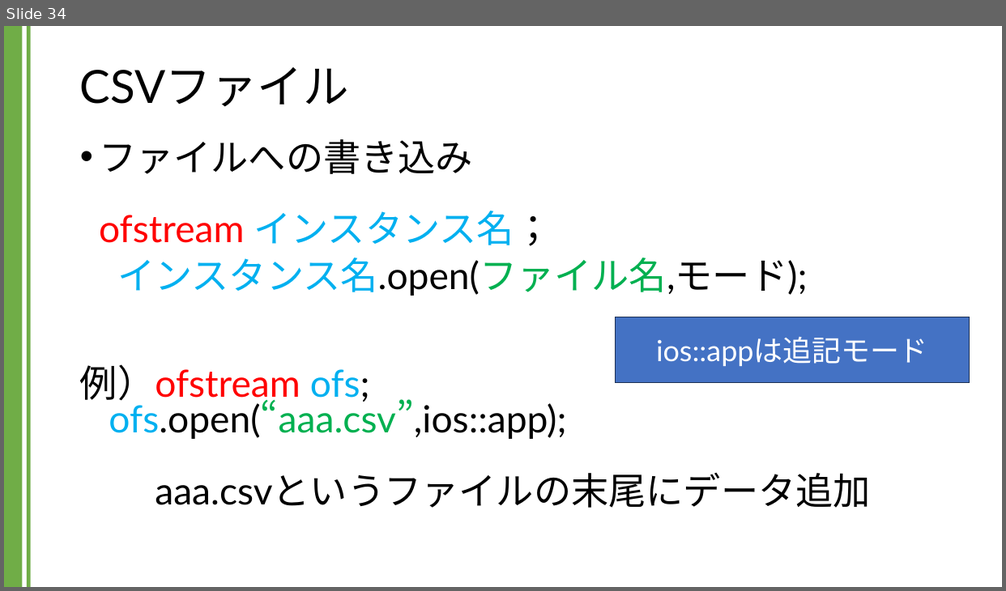
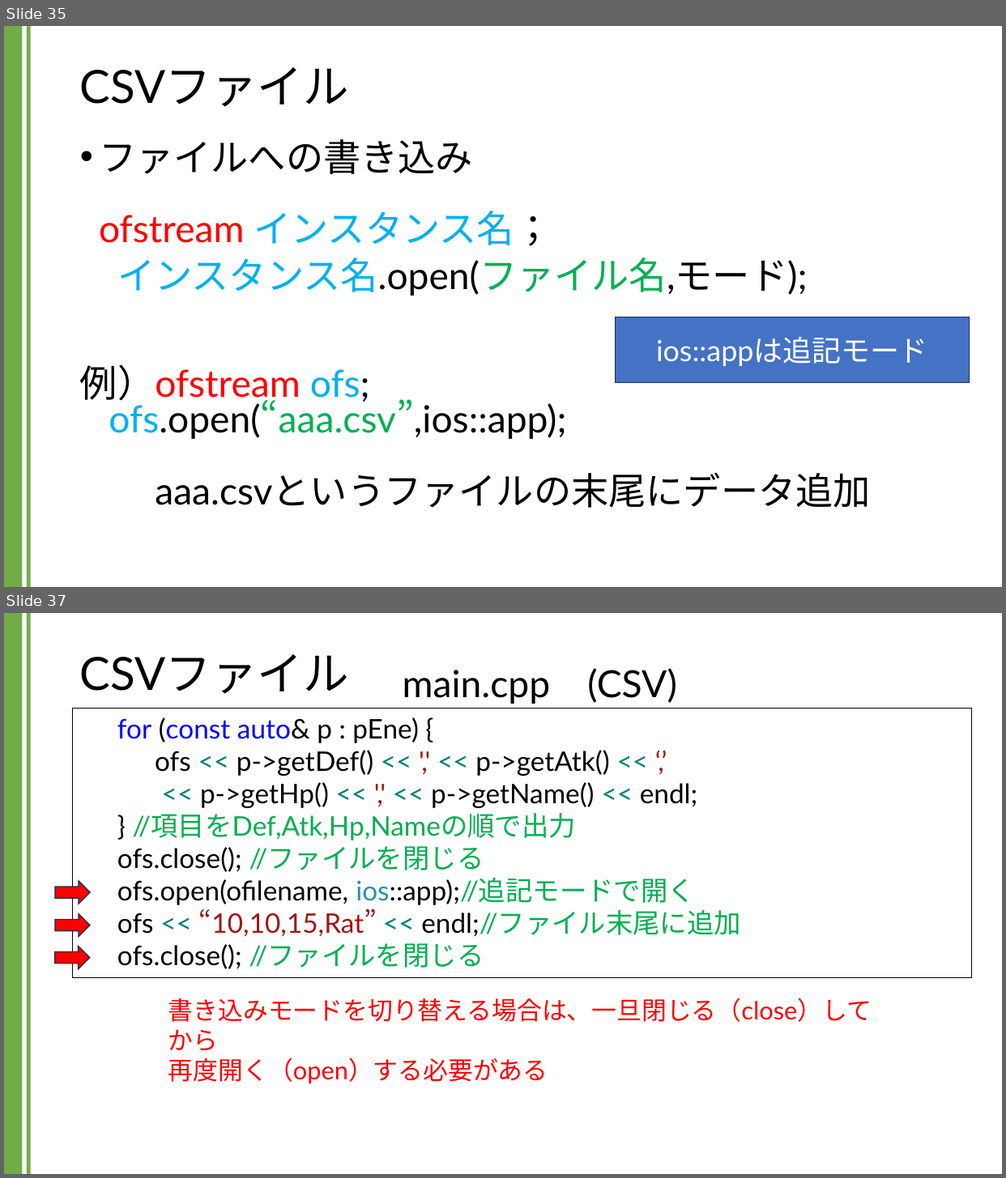
Before and after one commit to kic-murata/cpp2024, a slide deck: 授業資料/講義資料：CSVファイル.pptx. Shown one above the other, each under a label of ours: slide 34 before the commit, slides 35 and 37 after it; the slides between them are not shown. The pictures are 1006x591 and 1006x1178 pixels, drawn with LibreOffice and Linux fonts; fonts in the diff are those of the drawing. Boxes give left, top, right and bottom in pixels: in the first picture for what was removed or moved away, otherwise in the second. Text is boxed around its words. In the diff, an @@ line names an element or a change of style, - is before the commit and + after.

```diff
--- a/授業資料/講義資料：CSVファイル.pptx
+++ b/授業資料/講義資料：CSVファイル.pptx
@@ slide 37 added at <box>4,613,1002,1174</box>, background #FFFFFF; not listed: 2 template elements that a slide beside it also shows @@
@@ title added at <box>80,654,349,694</box>, 44 pt, text #000000 @@
+CSVファイル
@@ text added at <box>403,668,677,704</box>, 36 pt, text #000000 @@
+main.cpp (CSV)
@@ rectangle added at <box>73,708,972,977</box>, outline #000000 0.75 pt, 26 pt, text #000000 @@
+for (const auto& p : pEne) {
+ofs << p->getDef() << ',' << p->getAtk() << ‘,’
+<< p->getHp() << ',' << p->getName() << endl;
+} //項目をDef,Atk,Hp,Nameの順で出力
+ofs.close(); //ファイルを閉じる
+ofs.open(ofilename, ios::app);//追記モードで開く
+ofs << “10,10,15,Rat” << endl;//ファイル末尾に追加
+ofs.close(); //ファイルを閉じる
@@ right arrow added at <box>55,881,90,905</box>, fill #FF0000, outline #1E3256 1 pt @@
@@ right arrow added at <box>55,914,90,937</box>, fill #FF0000, outline #1E3256 1 pt @@
@@ right arrow added at <box>55,946,90,969</box>, fill #FF0000, outline #1E3256 1 pt @@
@@ text added at <box>168,998,872,1084</box>, 24 pt, text #FF0000 @@
+書き込みモードを切り替える場合は、一旦閉じる（close）してから
+再度開く（open）する必要がある
@@ what was slide 34 is now slide 35 @@
```
Also in this commit, not shown: 3 slides changed, 2 other slides added.
